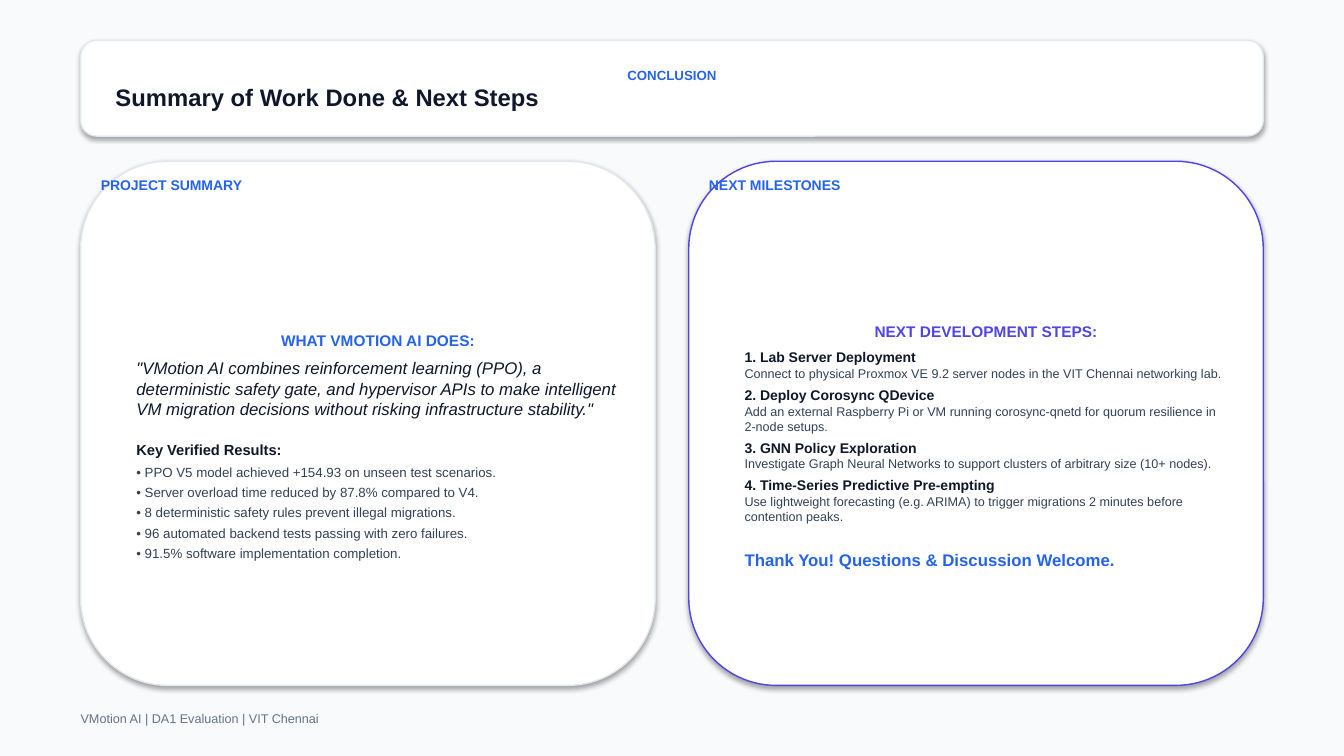
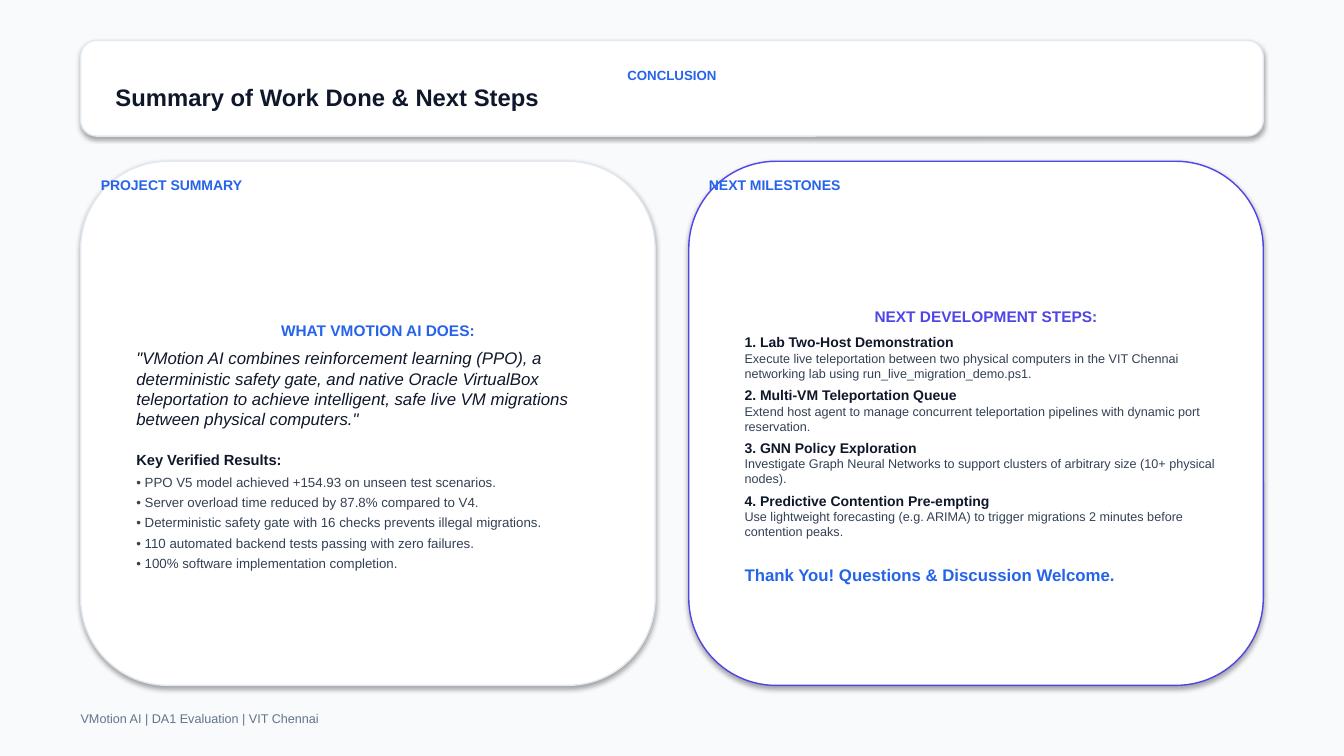
Before and after one commit to NithinSarvesh/vmotion-ai, a slide deck: slide 18 of VMotion_AI_DA1_Presentation_FINAL.pptx. Drawn at 1344x756 pixels with LibreOffice and Linux fonts; fonts in the diff are those of the drawing. Boxes give left, top, right and bottom in pixels: in the first picture for what was removed or moved away, otherwise in the second. Text is boxed around its words. In the diff, an @@ line names an element or a change of style, - is before the commit and + after.

Commit message:
feat: public cloud control plane with remote VirtualBox agents

```diff
--- a/VMotion_AI_DA1_Presentation_FINAL.pptx
+++ b/VMotion_AI_DA1_Presentation_FINAL.pptx
@@ text in rounded rectangle at [136, 352, 568, 429]: text changed @@
-"VMotion AI combines reinforcement learning (PPO), a deterministic safety gate, and hypervisor APIs to make intelligent VM migration decisions without risking infrastructure stability."
+"VMotion AI combines reinforcement learning (PPO), a deterministic safety gate, and native Oracle VirtualBox teleportation to achieve intelligent, safe live VM migrations between physical computers."
@@ text in rounded rectangle at [745, 337, 1200, 431]: text changed @@
-1. Lab Server Deployment
-Connect to physical Proxmox VE 9.2 server nodes in the VIT Chennai networking lab.
-2. Deploy Corosync QDevice
-Add an external Raspberry Pi or VM running corosync-qnetd for quorum resilience in 2-node setups.
+1. Lab Two-Host Demonstration
+Execute live teleportation between two physical computers in the VIT Chennai networking lab using run_live_migration_demo.ps1.
+2. Multi-VM Teleportation Queue
+Extend host agent to manage concurrent teleportation pipelines with dynamic port reservation.
@@ text in rounded rectangle at [745, 459, 1215, 509]: text changed @@
-Investigate Graph Neural Networks to support clusters of arbitrary size (10+ nodes).
-4. Time-Series Predictive Pre-empting
+Investigate Graph Neural Networks to support clusters of arbitrary size (10+ physical nodes).
+4. Predictive Contention Pre-empting
@@ text in rounded rectangle at [145, 517, 541, 571]: text changed @@
-• 8 deterministic safety rules prevent illegal migrations.
-• 96 automated backend tests passing with zero failures.
-• 91.5% software implementation completion.
+• Deterministic safety gate with 16 checks prevents illegal migrations.
+• 110 automated backend tests passing with zero failures.
+• 100% software implementation completion.
```
Also in this commit, not shown: 15 other slides changed, 34 other files.
